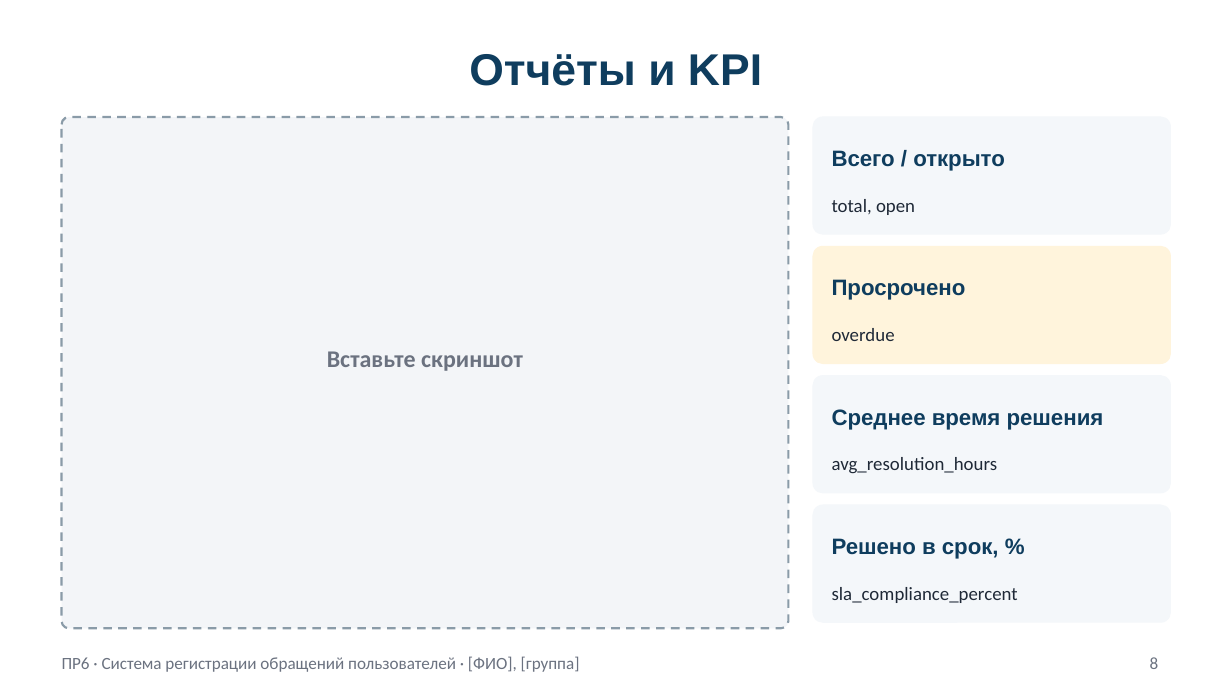
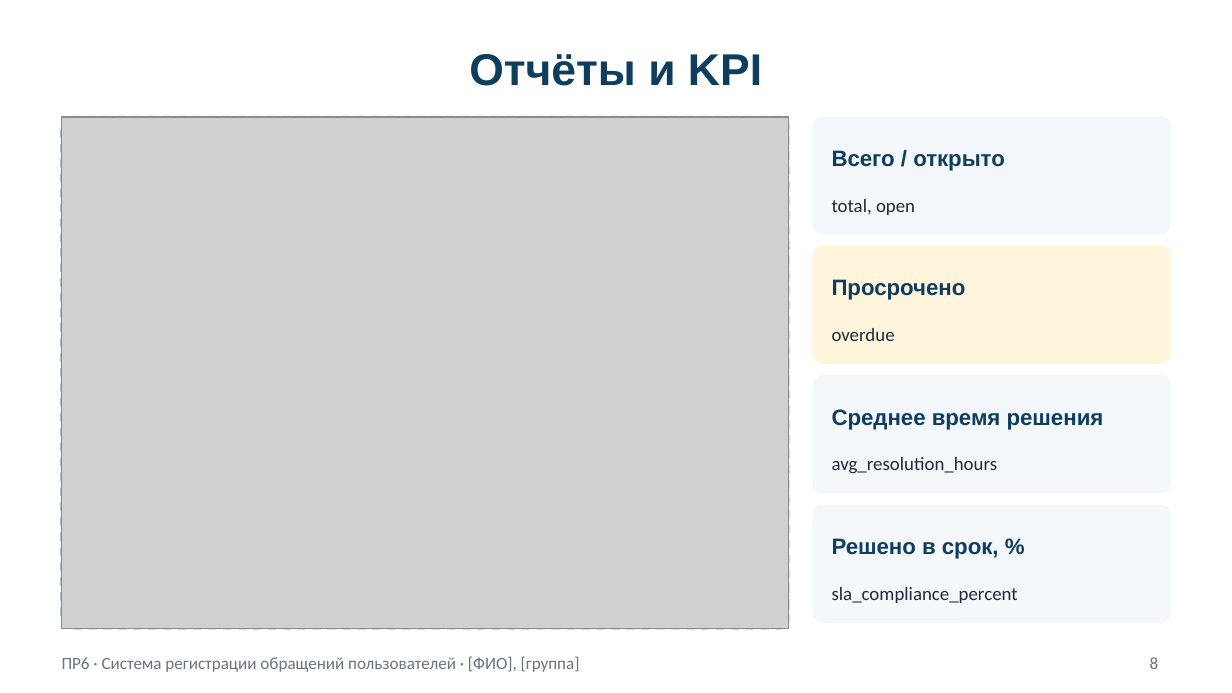
Before and after one commit to Andradkop228/up26qweqwe, a slide deck: slide 8 of 07_ПР6_Защита_презентация.pptx. Drawn at 1232x693 pixels with LibreOffice and Linux fonts; fonts in the diff are those of the drawing; grey boxes stand for pictures. Boxes give left, top, right and bottom in pixels: in the first picture for what was removed or moved away, otherwise in the second. Text is boxed around its words. In the diff, an @@ line names an element or a change of style, - is before the commit and + after.

```diff
--- a/07_ПР6_Защита_презентация.pptx
+++ b/07_ПР6_Защита_презентация.pptx
@@ picture added at (62,117,788,628) @@
@@ text removed at (327,351,523,371) @@
-Вставьте скриншот
```
Also in this commit, not shown: 6 other slides changed, 1 other file.
